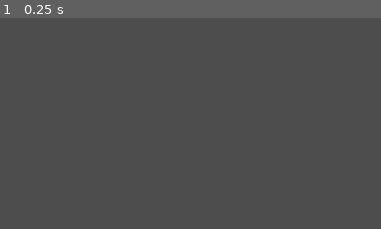
Above: before the commit, frame 1.
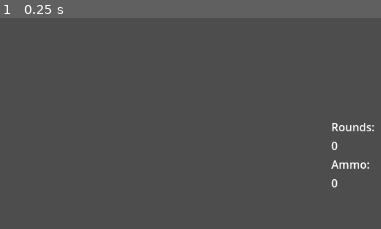
Above: after the commit, the same moment.

Repository: FVT34U/noaprime
Game: Godot game, scene res://characters/Player/HUD.tscn
Two runs of this game, one before a commit and one after it. Both use one fixed random seed, a clock stepped at 60 frames per second and the inputs below. This scene is started directly instead of the project's main scene.
Inputs:
- Up to frame 1 (0.25 s): no input
The pictures show only the part of the screen within x 50-100%, y 50-100%; the shares and areas given below are measured in that part.

The runs differ from the first frame. In frame 1, 0.6% of the frame differs, in the area x 86-99%, y 49-81%.
Error before the commit: Invalid access to property or key 'health_component' on a base object of type 'Window'. (res://characters/Player/HUDController.gd:54)
Error after the commit: Invalid access to property or key 'health_component' on a base object of type 'Window'. (res://characters/Player/HUDController.gd:58)

Commit message:
feature: fire rate and reaload; fix: weapon impact object leave tree after finishing emitting

Diff:
--- a/VFX/WeaponImpact.tscn
+++ b/VFX/WeaponImpact.tscn
@@ -1,6 +1,7 @@
-[gd_scene load_steps=4 format=3 uid="uid://cjf1436pctfxf"]
+[gd_scene load_steps=5 format=3 uid="uid://cjf1436pctfxf"]
 
 [ext_resource type="Material" uid="uid://bu77qp2r6uwyx" path="res://VFX/WeaponImpactMaterial.tres" id="1_h5vnn"]
+[ext_resource type="Script" path="res://VFX/WeaponImpactController.gd" id="2_2y5p1"]
 
 [sub_resource type="ParticleProcessMaterial" id="ParticleProcessMaterial_mcrvu"]
 lifetime_randomness = 0.5
@@ -26,3 +27,6 @@
 draw_order = 3
 process_material = SubResource("ParticleProcessMaterial_mcrvu")
 draw_pass_1 = SubResource("SphereMesh_vgdvs")
+script = ExtResource("2_2y5p1")
+
+[connection signal="finished" from="." to="." method="_on_finished"]
--- /dev/null
+++ b/VFX/WeaponImpactController.gd
@@ -0,0 +1,5 @@
+extends GPUParticles3D
+
+
+func _on_finished() -> void:
+	queue_free()
--- a/characters/Player/HUD.tscn
+++ b/characters/Player/HUD.tscn
@@ -130,10 +130,46 @@
 size_flags_horizontal = 3
 mouse_filter = 2
 
-[node name="Control2" type="Control" parent="Interface/VBoxContainer/HBoxContainer"]
-layout_mode = 2
-size_flags_horizontal = 3
-mouse_filter = 2
+[node name="HBoxContainer" type="HBoxContainer" parent="Interface/VBoxContainer/HBoxContainer"]
+layout_mode = 2
+size_flags_horizontal = 3
+mouse_filter = 2
+
+[node name="Control" type="Control" parent="Interface/VBoxContainer/HBoxContainer/HBoxContainer"]
+layout_mode = 2
+size_flags_horizontal = 3
+
+[node name="Control2" type="Control" parent="Interface/VBoxContainer/HBoxContainer/HBoxContainer"]
+layout_mode = 2
+size_flags_horizontal = 3
+
+[node name="VBoxContainer" type="VBoxContainer" parent="Interface/VBoxContainer/HBoxContainer/HBoxContainer"]
+layout_mode = 2
+size_flags_horizontal = 3
+
+[node name="Control" type="Control" parent="Interface/VBoxContainer/HBoxContainer/HBoxContainer/VBoxContainer"]
+layout_mode = 2
+size_flags_vertical = 3
+
+[node name="Label" type="Label" parent="Interface/VBoxContainer/HBoxContainer/HBoxContainer/VBoxContainer"]
+layout_mode = 2
+text = "Rounds:"
+
+[node name="CurRounds" type="Label" parent="Interface/VBoxContainer/HBoxContainer/HBoxContainer/VBoxContainer"]
+layout_mode = 2
+text = "0"
+
+[node name="Label2" type="Label" parent="Interface/VBoxContainer/HBoxContainer/HBoxContainer/VBoxContainer"]
+layout_mode = 2
+text = "Ammo:"
+
+[node name="CurStoredAmmo" type="Label" parent="Interface/VBoxContainer/HBoxContainer/HBoxContainer/VBoxContainer"]
+layout_mode = 2
+text = "0"
+
+[node name="Control2" type="Control" parent="Interface/VBoxContainer/HBoxContainer/HBoxContainer/VBoxContainer"]
+layout_mode = 2
+size_flags_vertical = 3
 
 [node name="Crosshair" type="TextureRect" parent="."]
 layout_mode = 1
--- a/characters/Player/HUDController.gd
+++ b/characters/Player/HUDController.gd
@@ -11,6 +11,10 @@
 $Interface/VBoxContainer/Control/HBoxContainer/Control/HBoxContainer/HealthValue
 @onready var stamina_value_label = \
 $Interface/VBoxContainer/Control/HBoxContainer/Control/HBoxContainer2/StaminaValue
+@onready var cur_rounds_value = \
+$Interface/VBoxContainer/HBoxContainer/HBoxContainer/VBoxContainer/CurRounds
+@onready var cur_stored_ammo_value = \
+$Interface/VBoxContainer/HBoxContainer/HBoxContainer/VBoxContainer/CurStoredAmmo
 
 @onready var interface = $Interface
 @onready var crosshair = $Crosshair
@@ -60,6 +64,16 @@
 	.stamina_component\
 	.stamina_value_changed\
 	.connect(_on_stamina_value_changed)
+
+	controller\
+	.weapon_component\
+	.rounds_value_changed\
+	.connect(_on_rounds_value_changed)
+
+	controller\
+	.weapon_component\
+	.stored_ammo_value_changed\
+	.connect(_on_stored_ammo_value_changed)
 
 	#queue_redraw()
 
@@ -115,3 +129,10 @@
 	death_screen.visible = false
 	crosshair.visible = true
 	interface.visible = true
+
+
+func _on_rounds_value_changed(new_rounds: int):
+	cur_rounds_value.set_text(str(new_rounds))
+
+func _on_stored_ammo_value_changed(new_stored_ammo: int):
+	cur_stored_ammo_value.set_text(str(new_stored_ammo))
--- a/characters/Player/Player.tscn
+++ b/characters/Player/Player.tscn
@@ -89,6 +89,14 @@
 [node name="Gun" parent="PlayerMovementComponent/Head/ActiveWeaponSlot" instance=ExtResource("3_4oaxr")]
 damage = 10.0
 headshot_multiplier = 2.0
+fire_rate = 0.2
+clip_size = 20
+
+[node name="FireRateTimer" type="Timer" parent="PlayerMovementComponent/Head/ActiveWeaponSlot"]
+one_shot = true
+
+[node name="ReloadTimer" type="Timer" parent="PlayerMovementComponent/Head/ActiveWeaponSlot"]
+one_shot = true
 
 [node name="HeadHitBox" type="Area3D" parent="PlayerMovementComponent" node_paths=PackedStringArray("health_component")]
 collision_layer = 4096
@@ -140,10 +148,12 @@
 movement_component = NodePath("../PlayerMovementComponent")
 state_machine = NodePath("../StateMachine")
 
-[node name="WeaponComponent" type="Node" parent="." node_paths=PackedStringArray("active_weapon_slot", "controller")]
+[node name="WeaponComponent" type="Node" parent="." node_paths=PackedStringArray("active_weapon_slot", "controller", "fire_rate_timer", "reload_timer")]
 script = ExtResource("7_2kp8g")
 active_weapon_slot = NodePath("../PlayerMovementComponent/Head/ActiveWeaponSlot")
 controller = NodePath("..")
+fire_rate_timer = NodePath("../PlayerMovementComponent/Head/ActiveWeaponSlot/FireRateTimer")
+reload_timer = NodePath("../PlayerMovementComponent/Head/ActiveWeaponSlot/ReloadTimer")
 shot_impact_exist_time = 1.0
 
 [node name="StateMachine" type="Node" parent="." node_paths=PackedStringArray("controller", "movement_component")]
@@ -154,3 +164,6 @@
 [node name="MultiplayerSynchronizer" type="MultiplayerSynchronizer" parent="."]
 root_path = NodePath("../PlayerMovementComponent")
 replication_config = SubResource("SceneReplicationConfig_rv7ds")
+
+[connection signal="timeout" from="PlayerMovementComponent/Head/ActiveWeaponSlot/FireRateTimer" to="WeaponComponent" method="_on_fire_rate_timer_timeout"]
+[connection signal="timeout" from="PlayerMovementComponent/Head/ActiveWeaponSlot/ReloadTimer" to="WeaponComponent" method="_on_reload_timer_timeout"]
--- a/characters/Player/WeaponComponent.gd
+++ b/characters/Player/WeaponComponent.gd
@@ -4,19 +4,26 @@
 @export_category("Components")
 @export var active_weapon_slot: Node3D
 @export var controller: PlayerController
+@export var fire_rate_timer: Timer
+@export var reload_timer: Timer
 
 @export_category("Stats")
 @export var shot_impact_exist_time = 5.0
 
-# shooting impact
-@onready var test_sphere = preload("res://utils/TestSphere.tscn")
-var test_sphere_path = "res://utils/TestSphere.tscn"
-
 
 enum SHOOTING_MODE {AUTO, SEMI_AUTO}
-var cur_shooting_mode = SHOOTING_MODE.SEMI_AUTO
+var cur_shooting_mode = SHOOTING_MODE.AUTO
+
+var clip_size: int
+var cur_rounds: int
+var stored_ammo: int = 300
 
 var can_shoot = false
+var is_reloading = false
+
+signal rounds_value_changed(rounds_new_val: int)
+signal stored_ammo_value_changed(stored_ammo_new_value: int)
+
 
 func enable_shooting():
 	can_shoot = true
@@ -30,7 +37,7 @@
 		return true
 	return false
 
-func get_gun():
+func get_gun() -> DefaultGun:
 	return active_weapon_slot.get_child(0)
 
 @rpc("authority", "call_remote")
@@ -83,7 +90,7 @@
 		return
 
 	if obj_result:
-		# debug, make it for impact things
+		# Weapon impact
 		controller.world.rpc("spawn_weapon_impact", obj_result.get("position"), obj_result.get("normal"))
 
 	if hit_result:
@@ -109,14 +116,50 @@
 			)
 			collider.rpc("take_damage", dmg.to_dict())
 
+func _shoot_handle():
+	rpc("shoot", multiplayer.get_unique_id())
+	can_shoot = false
+	fire_rate_timer.start(get_gun().fire_rate)
+	cur_rounds -= 1
+	rounds_value_changed.emit(cur_rounds)
+	if cur_rounds <= 0:
+		can_shoot = false
+		is_reloading = true
+		reload_timer.start(get_gun().reload_time)
+
+
+func reload():
+	can_shoot = false
+	is_reloading = true
+	reload_timer.start(get_gun().reload_time)
+
 
 func _unhandled_input(event):
 	if not is_multiplayer_authority(): return
 
-	if Input.is_action_just_pressed("shoot") and can_shoot:
-		if not have_gun():
-			return
-		rpc("shoot", multiplayer.get_unique_id())
+	if not have_gun(): return
+
+	if is_reloading: return
+
+	# Reloading
+	if Input.is_action_just_pressed("reload"):
+		reload()
+
+	# Change shooting mode
+	if Input.is_action_just_pressed("change_shooting_mode"):
+		if cur_shooting_mode == SHOOTING_MODE.SEMI_AUTO:
+			cur_shooting_mode = SHOOTING_MODE.AUTO
+		elif cur_shooting_mode == SHOOTING_MODE.AUTO:
+			cur_shooting_mode = SHOOTING_MODE.SEMI_AUTO
+
+	if not can_shoot: return
+
+	if cur_shooting_mode == SHOOTING_MODE.SEMI_AUTO:
+		if Input.is_action_just_pressed("shoot"):
+			_shoot_handle()
+	elif cur_shooting_mode == SHOOTING_MODE.AUTO:
+		if Input.is_action_pressed("shoot"):
+			_shoot_handle()
 
 
 func _ready():
@@ -125,9 +168,34 @@
 	controller.death.connect(_on_death)
 	controller.respawn.connect(_on_respawn)
 
+	clip_size = get_gun().clip_size
+	cur_rounds = clip_size
+
+	stored_ammo -= clip_size # Need to be expanded for check stored_ammo value before subtraction
+	cur_rounds = clip_size
+
+	await get_tree().create_timer(1).timeout
+	rounds_value_changed.emit(cur_rounds)
+	stored_ammo_value_changed.emit(stored_ammo)
+
 
 func _on_death():
 	disable_shooting()
 
 func _on_respawn():
 	enable_shooting()
+
+
+func _on_fire_rate_timer_timeout() -> void:
+	can_shoot = true
+
+
+func _on_reload_timer_timeout() -> void:
+	can_shoot = true
+	is_reloading = false
+
+	stored_ammo -= clip_size # Need to be expanded for check stored_ammo value before subtraction
+	cur_rounds = clip_size
+
+	rounds_value_changed.emit(cur_rounds)
+	stored_ammo_value_changed.emit(stored_ammo)
--- a/project.godot
+++ b/project.godot
@@ -87,6 +87,16 @@
 "events": [Object(InputEventKey,"resource_local_to_scene":false,"resource_name":"","device":-1,"window_id":0,"alt_press …(195 unchanged characters)…
 ]
 }
+change_shooting_mode={
+"deadzone": 0.5,
+"events": [Object(InputEventKey,"resource_local_to_scene":false,"resource_name":"","device":-1,"window_id":0,"alt_pressed":false,"shift_pressed":false,"ctrl_pressed":false,"meta_pressed":false,"pressed":false,"keycode":0,"physical_keycode":66,"key_label":0,"unicode":98,"location":0,"echo":false,"script":null)
+]
+}
+reload={
+"deadzone": 0.5,
+"events": [Object(InputEventKey,"resource_local_to_scene":false,"resource_name":"","device":-1,"window_id":0,"alt_pressed":false,"shift_pressed":false,"ctrl_pressed":false,"meta_pressed":false,"pressed":false,"keycode":0,"physical_keycode":82,"key_label":0,"unicode":114,"location":0,"echo":false,"script":null)
+]
+}
 
 [layer_names]
 
--- a/weapons/DefaultGun.gd
+++ b/weapons/DefaultGun.gd
@@ -34,6 +34,9 @@
 @export var crouch_movement_speed: float
 @export var sprint_speed: float
 
+@export_category("Ammo")
+@export var clip_size: int
+
 
 @onready var muzzle = $Muzzle
 
